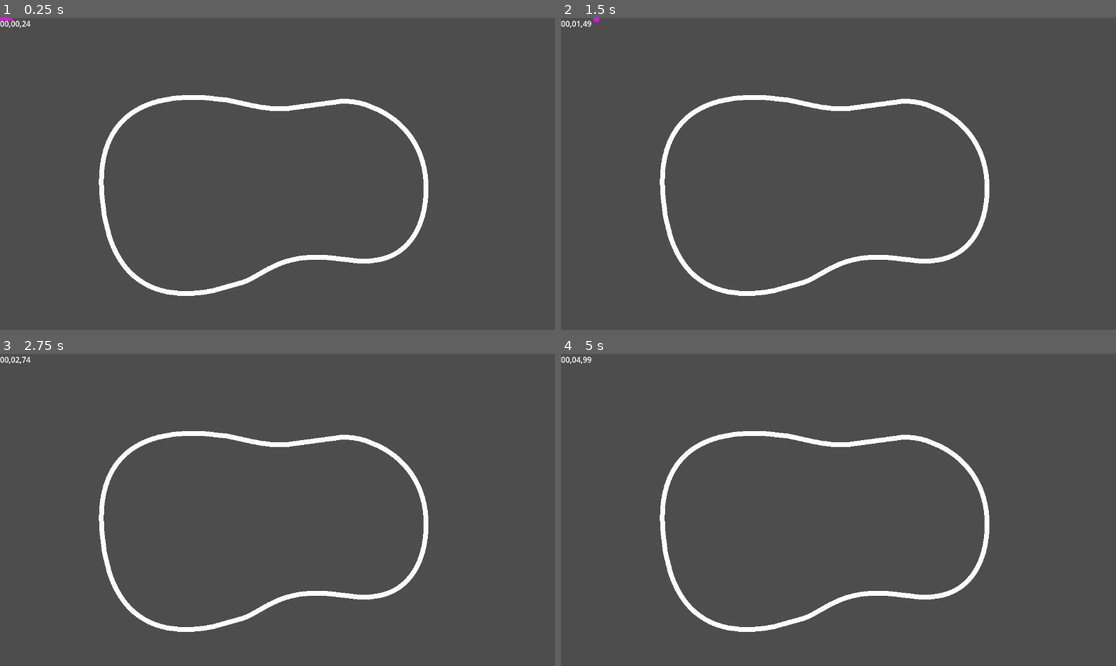
Above: before the commit, frames 1-4 (two rows, left to right).
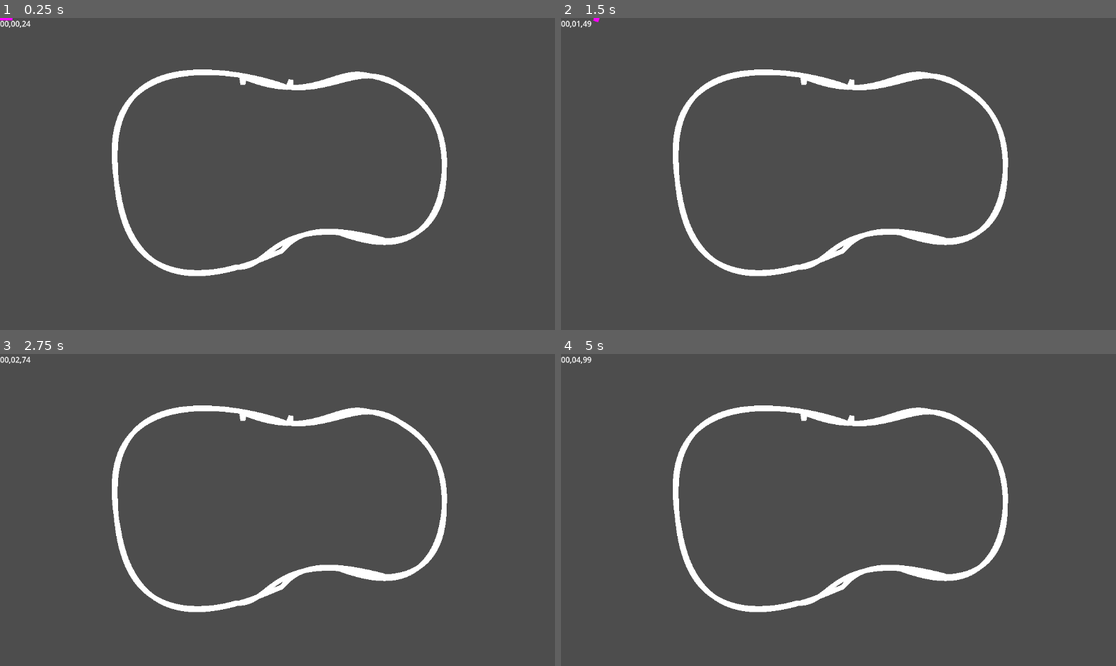
Above: after the commit, the same moments.

Repository: Timjb4235/three-brothers
Game: Godot game, scene res://scenes/main.tscn
Same seed, same stepped clock (60 frames per second), same inputs: the game is played once before the commit and once after it.
Inputs:
- Up to frame 1 (0.25 s): no input
- Up to frame 2 (1.5 s): hold Right (right) 0.53-1.28 s; hold Down (down) from 1.28 s (still down)
- Up to frame 3 (2.75 s): release Down (down) at 2.03 s; hold Right (right) from 2.03 s (still down)
- Up to frame 4 (5 s): release Right (right) at 2.78 s; hold Up (up) 2.78-3.53 s; hold A (left) from 3.53 s (still down)

The runs differ from the first frame. In frame 1, 6.0% of the frame differs, in the area x 17-81%, y 16-90%; in frame 2, 6.0%; in frame 3, 6.0%; in frame 4, 6.0%.

Commit message:
Add visual representation of racetrack walls

Diff:
--- a/scenes/racetrack.tscn
+++ b/scenes/racetrack.tscn
@@ -12,4 +12,5 @@
 script = ExtResource("1_6hoh6")
 
 [node name="Path2D" type="Path2D" parent="."]
+position = Vector2(32, -48)
 curve = SubResource("Curve2D_x2siw")
--- a/scripts/racetrack.gd
+++ b/scripts/racetrack.gd
@@ -27,9 +27,17 @@
 # Line used to visualise the track
 var _track_line := Line2D.new()
 
+# Line used to visualise the inner wall
+var _inner_line := Line2D.new()
+
+# Line used to visualise the outer wall
+var _outer_line := Line2D.new()
+
 func _ready():
 	rebuild_track()
-	add_child(_track_line)
+	#add_child(_track_line)
+	add_child(_inner_line)
+	add_child(_outer_line)
 
 func _process(delta):
 	pass
@@ -40,6 +48,8 @@
 	_inner_curve.clear_points()
 	_outer_curve.clear_points()
 	_track_line.clear_points()
+	_inner_line.clear_points()
+	_inner_line.clear_points()
 
 	# Generate tessellated points
 	_tessellated_curve_points = _path.curve.tessellate()
@@ -50,12 +60,26 @@
 		_baked_curve_points.append(point_at_offset)
 
 		# Define the inner and outer walls by following the normal in both directions
-		var inner_point = point_at_offset.get_origin() - point_at_offset.y * (TRACK_WIDTH / 2)
-		var outer_point = point_at_offset.get_origin() + point_at_offset.y * (TRACK_WIDTH / 2)
+		var inner_point = point_at_offset.get_origin() + point_at_offset.x * (TRACK_WIDTH / 2)
+		var outer_point = point_at_offset.get_origin() - point_at_offset.x * (TRACK_WIDTH / 2)
 		_inner_curve.add_point(inner_point)
 		_outer_curve.add_point(outer_point)
 
 	# Create central line
 	for i in _tessellated_curve_points.size():
 		var this_point = _tessellated_curve_points[i];
-		_track_line.add_point(this_point)
+		_track_line.add_point(_path.global_position + this_point)
+
+	# Create inner line
+	for i in _inner_curve.point_count:
+		var this_point = _inner_curve.get_point_position(i)
+		_inner_line.add_point(_path.global_position + this_point)
+
+	# Create outer line
+	for i in _outer_curve.point_count:
+		var this_point = _outer_curve.get_point_position(i)
+		_outer_line.add_point(_path.global_position + this_point)
+
+	# Loop lines back to start
+	_inner_line.add_point(_inner_line.get_point_position(0))
+	_outer_line.add_point(_outer_line.get_point_position(0))
